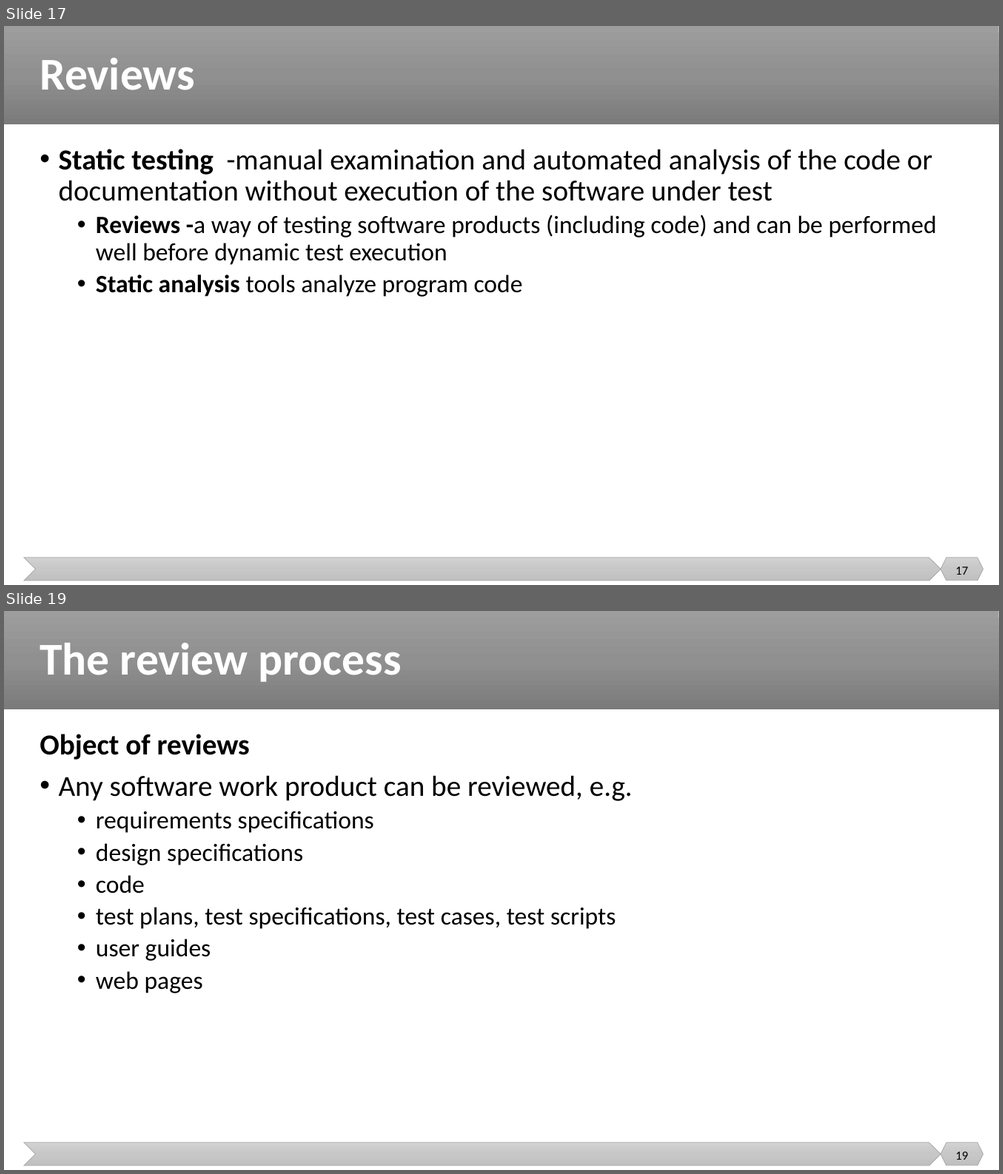
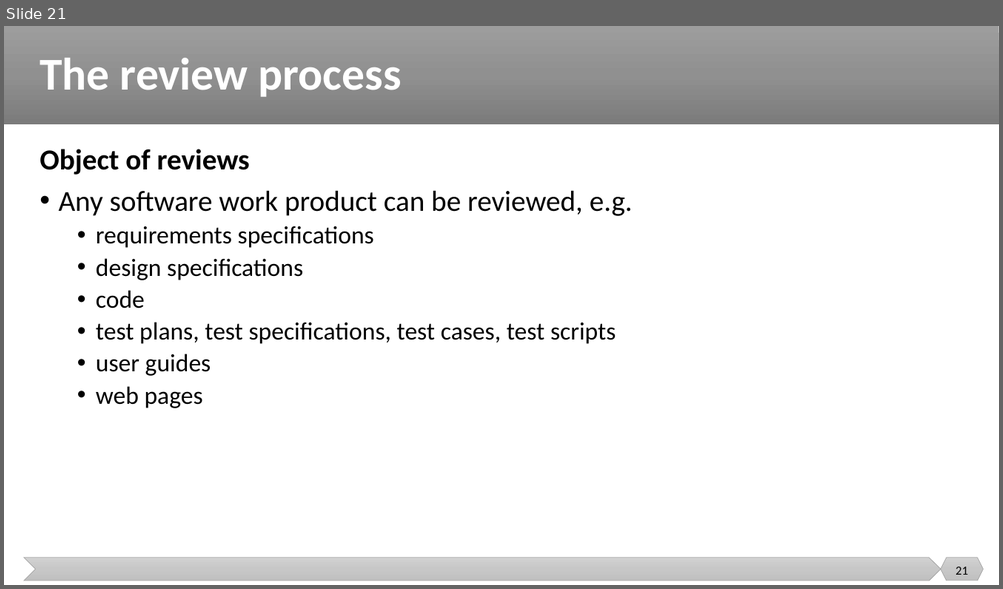
Before and after one commit to malenezi/malenezi, a slide deck: SE401/Lectures/4-Static Testing/Static Testing.pptx. Shown one above the other, each under a label of ours: slides 17 and 19 before the commit, slide 21 after it; the slides between them are not shown. The pictures are 1003x1174 and 1003x589 pixels, drawn with LibreOffice and Linux fonts; fonts in the diff are those of the drawing. Boxes give left, top, right and bottom in pixels: in the first picture for what was removed or moved away, otherwise in the second. Text is boxed around its words. In the diff, an @@ line names an element or a change of style, - is before the commit and + after.

```diff
--- a/SE401/Lectures/4-Static Testing/Static Testing.pptx
+++ b/SE401/Lectures/4-Static Testing/Static Testing.pptx
@@ slide 17 removed at (4,26,999,585), background #FFFFFF; not listed: 3 template elements that a slide beside it also shows @@
@@ title removed at (40,58,195,90) @@
-Reviews
@@ text removed at (59,149,936,297) @@
-• Static testing -manual examination and automated analysis of the code or documentation without execution of the software under test
-  • Reviews -a way of testing software products (including code) and can be performed well before dynamic test execution
-  • Static analysis tools analyze program code
@@ page number removed at (955,567,967,575) @@
-17
@@ what was slide 19 is now slide 21 @@
@@ page number at (955,567,967,575): text changed @@
-19
+21
```
Also in this commit, not shown: 7 slides changed, 3 slides added.
